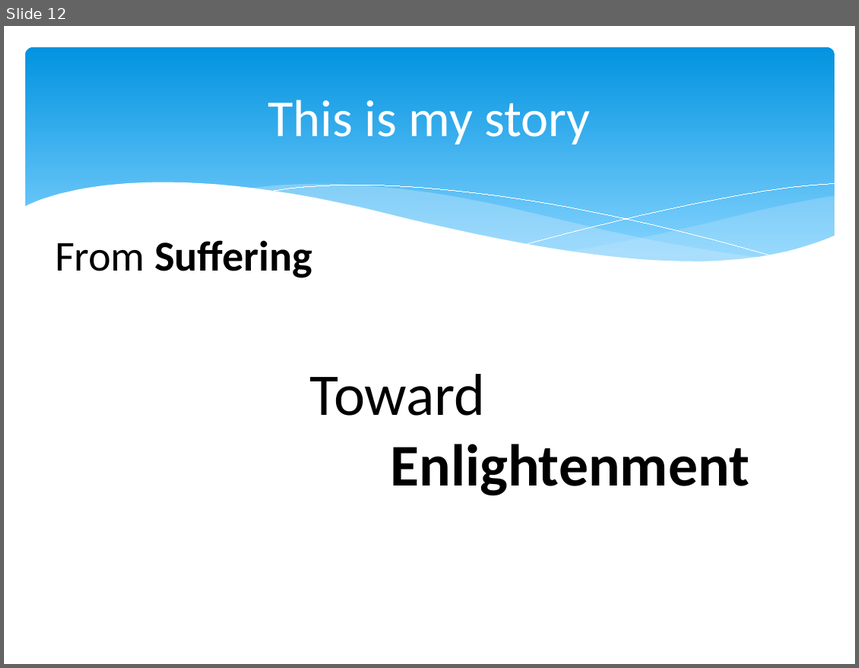
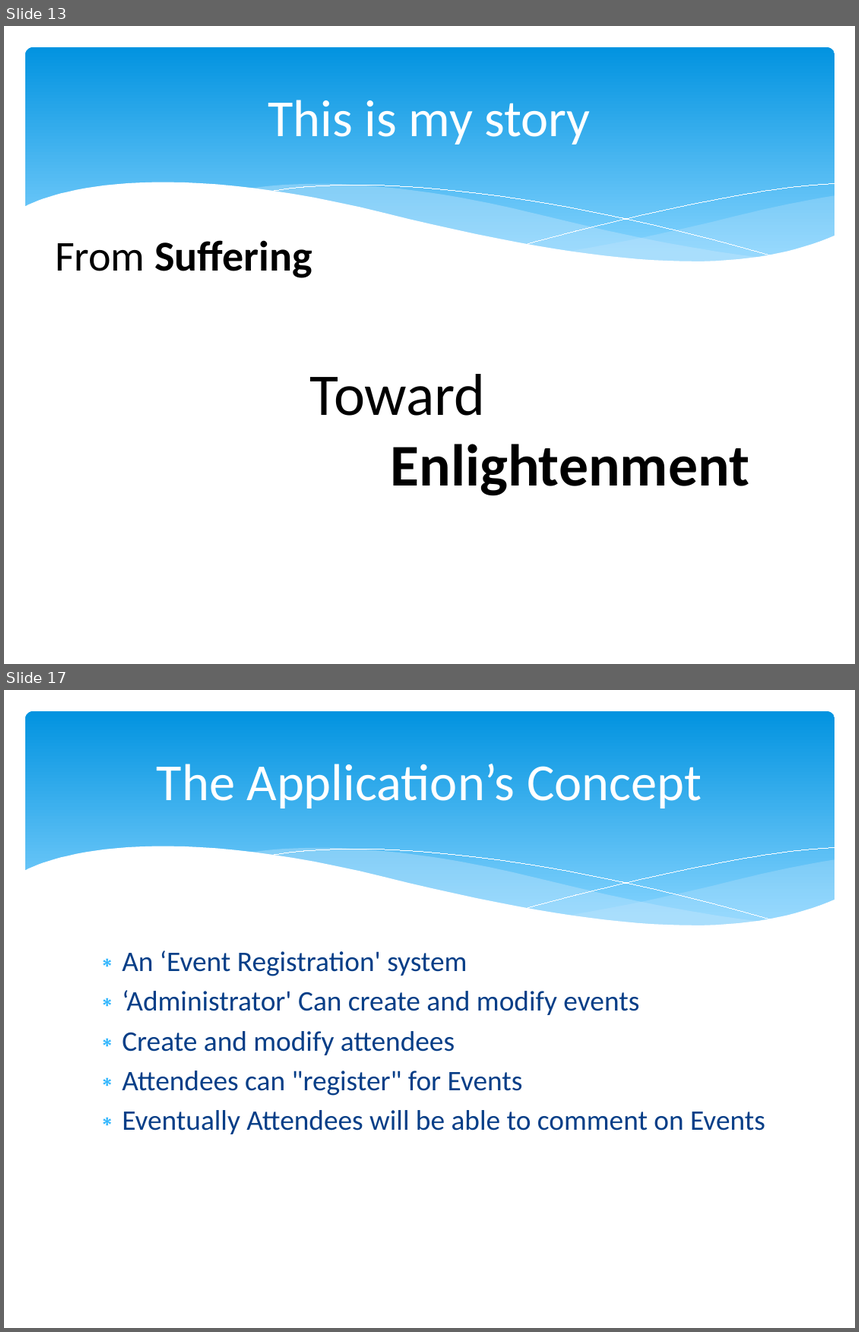
Before and after one commit to marcesher/mxunit-cfmeetups, a slide deck: CFObjective_ORMZen/preso/orm_zen.ppt.pptx. Shown one above the other, each under a label of ours: slide 12 before the commit, slides 13 and 17 after it; the slides between them are not shown. The pictures are 859x668 and 859x1332 pixels, drawn with LibreOffice and Linux fonts; fonts in the diff are those of the drawing. Boxes give left, top, right and bottom in pixels: in the first picture for what was removed or moved away, otherwise in the second. Text is boxed around its words. In the diff, an @@ line names an element or a change of style, - is before the commit and + after.

```diff
--- a/CFObjective_ORMZen/preso/orm_zen.ppt.pptx
+++ b/CFObjective_ORMZen/preso/orm_zen.ppt.pptx
@@ slide 17 added at [4, 690, 855, 1328], background #FFFFFF; not listed: 6 template elements that a slide beside it also shows @@
@@ title added at [157, 764, 702, 809], 44 pt, text #FFFFFF @@
+The Application’s Concept
@@ text added at [122, 951, 766, 1135], 24 pt, text #073E87 @@
+∗ An ‘Event Registration' system
+∗ ‘Administrator' Can create and modify events
+∗ Create and modify attendees
+∗ Attendees can "register" for Events
+∗ Eventually Attendees will be able to comment on Events
@@ what was slide 12 is now slide 13 @@
```
Also in this commit, not shown: 3 slides changed, 37 other slides added, 10 other files.
